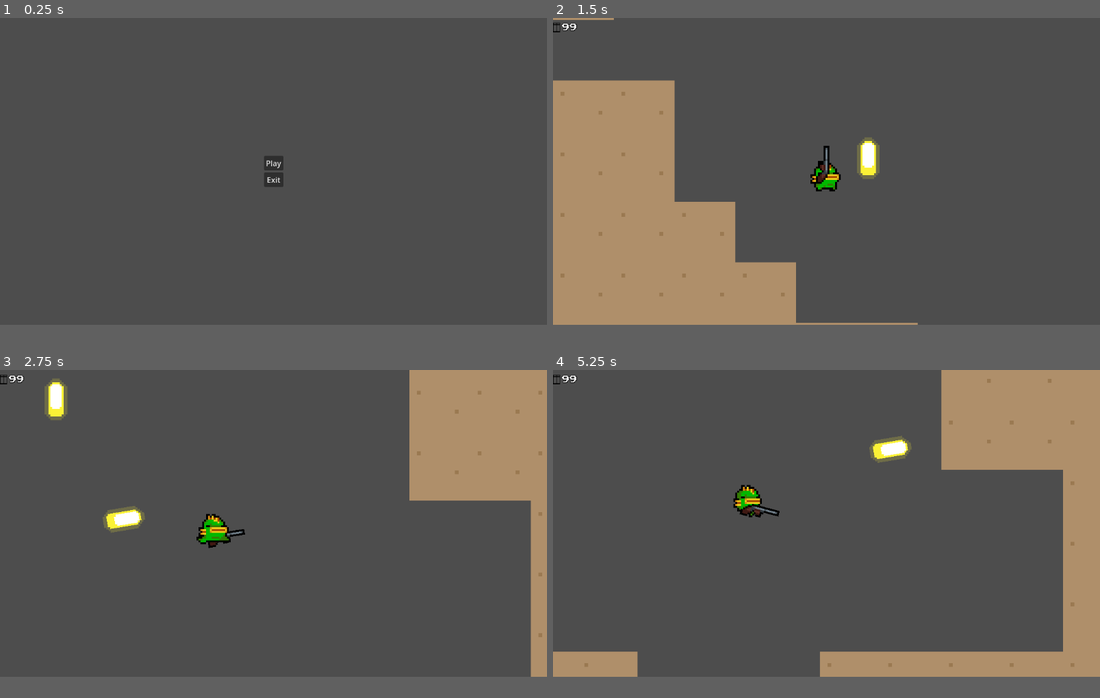
Above: before the commit, frames 1-4 (two rows, left to right).
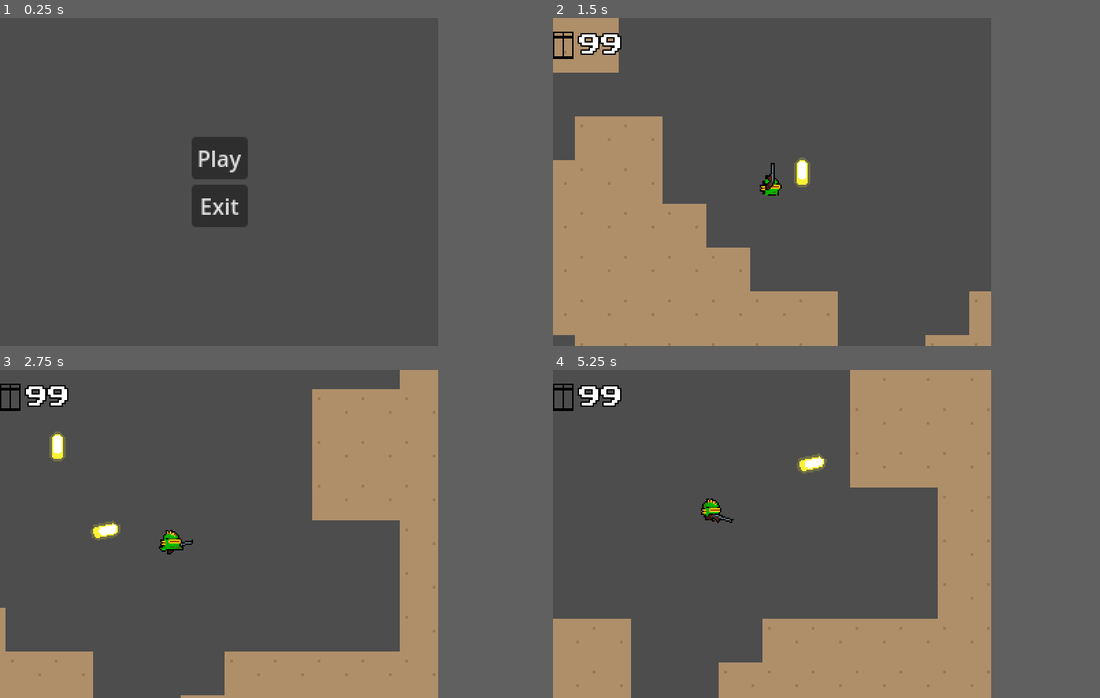
Above: after the commit, the same moments.

Repository: Tuzapeno/nuclear-throne-copy
Game: Godot game, scene res://Scenes/main.tscn
Two runs of this game, one before a commit and one after it. Both use one fixed random seed, a clock stepped at 60 frames per second and the inputs below.
Inputs (mouse positions are in pixels of both pictures, inside the frame that each line leads up to):
- Up to frame 1 (0.25 s): no input
- Up to frame 2 (1.5 s): click "Play" at 0.5 s; click (826, 172) at 1.25 s
- Up to frame 3 (2.75 s): tap Enter at 2 s; move the mouse to (393, 507) at 2.02 s; press the mouse at (393, 507) at 2.03 s; hold D (move_right) from 2.03 s (still down)
- Up to frame 4 (5.25 s): move the mouse to (717, 537) at 2.77 s; release D (move_right) at 2.78 s; release the mouse at (717, 537) at 2.78 s; hold S (move_down) 2.78-3.53 s; tap Space (swap_weapons) at 2.85, 5.1 s; move the mouse to (881, 455) at 3.52 s; hold D (move_right) 3.53-4.28 s; tap E (use) at 3.6 s; move the mouse to (799, 583) at 4.27 s; hold W (move_up) 4.28-5.03 s; click (799, 583) at 4.35 s; move the mouse to (990, 570) at 5.02 s; hold A (move_left) from 5.03 s (still down)
In our replay, the window is 799x449 before the commit and 640x480 after it. These sizes can differ from the game's own. Grey fills any space a smaller window leaves; there, only what the larger window draws over its background counts as a difference.

The runs differ from the first frame. In frame 1, 2.8% of the frame differs, in the area x 35-52%, y 36-64%; in frame 2, 11%; in frame 3, 28%, in the area x 0-100%, y 0-100%; in frame 4, 27%.

Commit message:
Refactor camera_controller.gd to comment out unused zoom code Update project.godot to set window size and stretch mode

Diff:
--- a/Scripts/Player/camera_controller.gd
+++ b/Scripts/Player/camera_controller.gd
@@ -5,7 +5,8 @@
 # Called when the node enters the scene tree for the first time.
 func _ready() -> void:
 	# Set camera properties
-	zoom = Vector2(4, 4)
+	#zoom = Vector2(4, 4)
+	pass
 
 # Called every frame. 'delta' is the elapsed time since the previous frame.
 func _process(_delta: float) -> void:
--- a/project.godot
+++ b/project.godot
@@ -33,7 +33,10 @@
 
 [display]
 
+window/size/viewport_width=320
+window/size/viewport_height=240
 window/size/mode=3
+window/stretch/mode="viewport"
 
 [file_customization]
 
